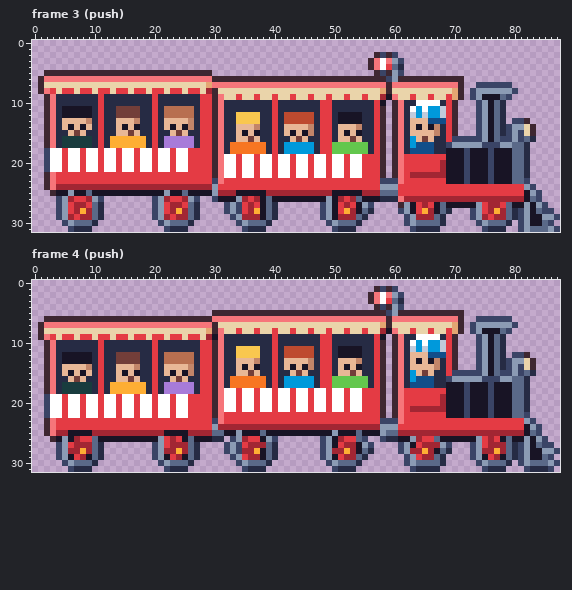
Edited in one commit: pixel-art file (art/vehicles/tourist-train@50.aseprite). The picture above is the old version.
88x32 pixels, 11 frames. Shown: frame 3 (push), frame 4 (push). The commit also changed other frames, which this record leaves out.
The same view after the edit:
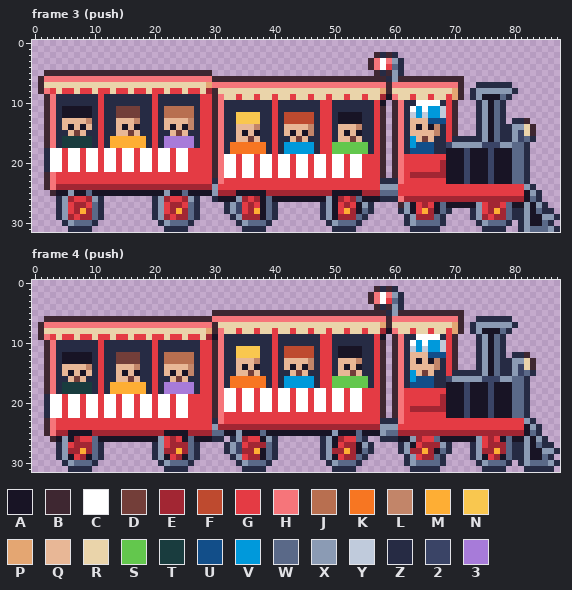
Palette (. is transparent): A #181425  B #3e2731  C #ffffff  D #733e39  E #a22633  F #be4a2f  G #e43b44  H #f6757a  J #b86f50  K #f77622  L #c28569  M #feae34  N #f9c74f  P #e4a672  Q #e8b796  R #ead4aa  S #63c74d  T #193c3e  U #124e89  V #0099db  W #5a6988  X #8b9bb4  Y #c0cbdc  Z #262b44  2 #3a4466  3 #a77bd9
The exact change:
Changed rows in their new state; - is an unchanged pixel.
Frame 3 (push):
first column x 2:
 2 --------------------------------------------------------Z-Z---------------------------
 3 -----------------------------------------------------------Z--------------------------
 5 --------------------------------------------------------Z--Z--------------------------
 6 ---------------------------------------------------------Z----------------------------
 7 ------------------------------------------------------------------------ZZZZZZ--------
 8 -----------------------------------------------------------------------Z------Z-------
 9 -----------------------------------------------------------------------Z-----Z--------
10 ------------------------------------------------------------------------Z-------------
11 ------------------------------------------------------------------------Z-------------
12 ------------------------------------------------------------------------Z-------------
13 ------------------------------------------------------------------------Z-----ZZ------
14 ------------------------------------------------------------------------Z----Z--------
15 ------------------------------------------------------------------------Z----Z--------
16 --------------------------------------------------------------------ZZZZZ---ZZ--------
18 Z-------------------------------------------------------------------------------------
19 Z-------------------------------------------------------------------------------------
20 Z-------------------------------------------------------------------------------------
21 Z-------------------------------------------------------------------------------------
23 ----------------------------Z---------------------------ZZZ---------------------Z-----
24 ---------------------------------------------------------------------------------Z----
25 ----------------------------------------------------------------------------------Z---
26 --Z------Z--------Z------Z--Z-----------------------------------------------------Z---
27 --Z---------------Z-----------Z---------------Z-------Z----------------------------Z--
28 --Z---------------Z-----------Z---------------Z------------Z-----------Z-------Z---ZZ-
29 --Z---------------Z------------Z--------------Z-------------Z----------Z-------Z-----Z
30 ---Z---------------Z------------Z--------------Z------------Z-----------Z------Z----Z-
31 ----Z---------------Z------------Z--------------Z------------Z-----------Z-----Z-----Z
Frame 4 (push):
first column x 58:
 1 Z-Z---------------------
 2 ---Z--------------------
 4 Z--Z--------------------
 5 -Z----------------------
 6 ----------------ZZZZZZ--
 7 ---------------Z------Z-
 8 ---------------Z-----Z--
 9 ----------------Z-------
10 ----------------Z-------
11 ----------------Z-------
12 ----------------Z-----ZZ
13 ----------------Z----Z--
14 ----------------Z----Z--
15 ------------ZZZZZ---ZZ--
first column x 2:
19 Z-------------------------------------------------------------------------------------
20 Z-------------------------------------------------------------------------------------
21 Z-------------------------------------------------------------------------------------
22 Z-------------------------------------------------------------------------------Z-----
23 ----------------------------Z---------------------------ZZZ----------------------Z----
24 ----------------------------------------------------------------------------------Z---
25 ----------------------------------------------------------------------------------Z---
26 -------------------------------Z------Z-------Z------Z--Z--------------------------Z--
27 --Z---------------Z-----------Z---------------Z-------Z----Z-------Z---Z-------Z---ZZ-
28 --Z---------------Z-----------Z---------------Z------------Z-----------Z-------Z-----Z
29 --Z---------------Z------------Z--------------Z-------------Z----------Z-------Z----Z-
30 ---Z---------------Z------------Z--------------Z------------Z-----------Z------Z-----Z
31 ----Z---------------Z------------Z--------------Z------------Z-----------Z------Z---Z-
